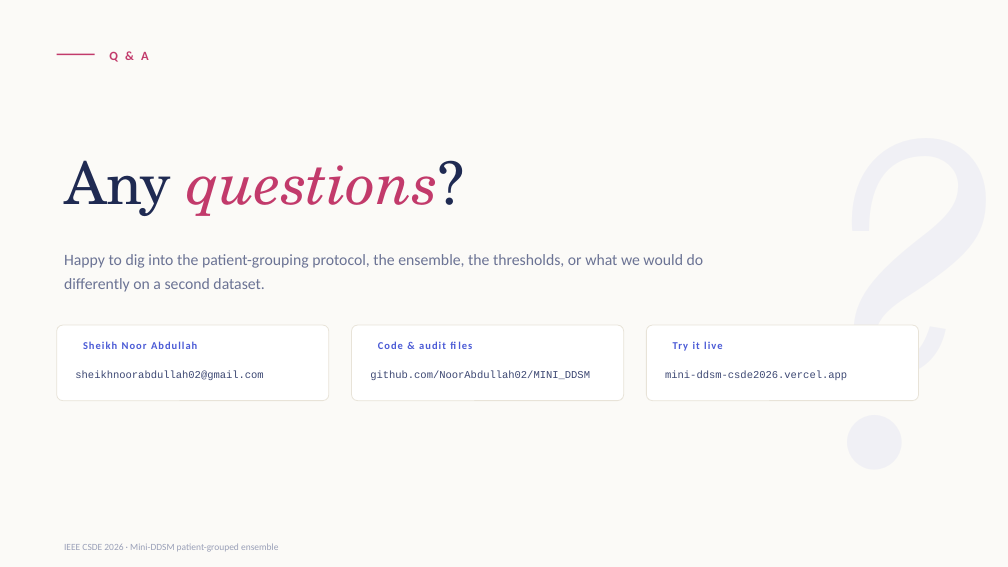
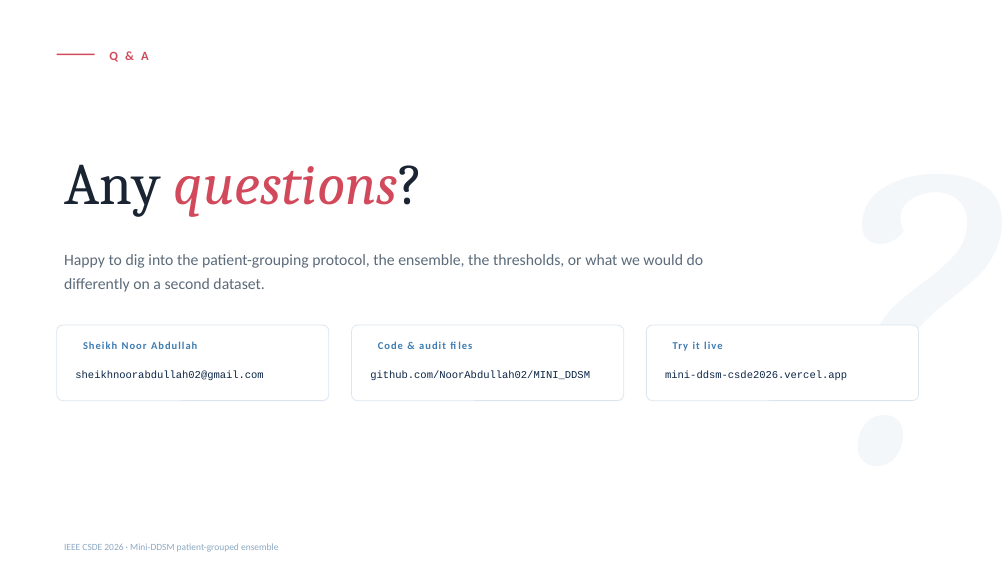
Before and after one commit to NoorAbdullah02/MINI_DDSM, a slide deck: slide 16 of Mini-DDSM-CSDE2026-Presentation.pptx. Drawn at 1008x567 pixels with LibreOffice and Linux fonts; fonts in the diff are those of the drawing. Boxes give left, top, right and bottom in pixels: in the first picture for what was removed or moved away, otherwise in the second. Text is boxed around its words. In the diff, an @@ line names an element or a change of style, - is before the commit and + after.

Commit message:
feat: re-skin /present and the pptx export to the template's own look
Not just the structure this time — both surfaces now use the IEEE CSDE
2026 template's actual palette (navy/teal/blue/gold/rose from
ppt/theme/theme1.xml), its Cambria/Calibri fonts (via the free
metric-compatible Caladea/Carlito clones for the web), and its own
diamond conference logo.

- Deck.tsx: the whole re-skin is one scoped CSS-variable override on
  the deck's root element, so every existing var(--color-*)/Tailwind
  utility in all 16 slides picks up the new palette automatically —
  the rest of the site keeps its own established brand untouched.
- buildDeck.ts: same hex palette and Cambria/Calibri, plus the logo
  image on the Title and Thank-you slides, so the downloadable .pptx
  matches the website exactly.
- Verified: full click-through of /present (no console errors, scoped
  colors confirmed on text/cards/chart/patient-leak squares), and the
  regenerated premium .pptx rendered in LibreOffice and visually
  checked.

```diff
--- a/Mini-DDSM-CSDE2026-Presentation.pptx
+++ b/Mini-DDSM-CSDE2026-Presentation.pptx
@@ background #FBFAF7 to #FFFFFF @@
@@ text "?" at bbox=[628, 23, 1006, 552]: font TeX Gyre Schola to Cambria, text colour #4B5BD6 at 5% opacity to #3E7CB1 at 5% opacity @@
@@ line (57, 54) - (95, 54): stroke #C23A6B 1.5 pt to #D1495B 1.5 pt @@
@@ text "Q & A" at bbox=[109, 51, 149, 62]: text colour #C23A6B to #D1495B @@
@@ text "Any questions?" at bbox=[64, 164, 422, 217]: font TeX Gyre Schola to Cambria; text colour #1F2A52 to #1A2433 in "Any questions?"; text colour #C23A6B to #D1495B in "questions?" @@
@@ text "Happy to dig into the ..." at bbox=[64, 254, 704, 292]: text colour #6B7394 to #5C6B7A @@
@@ outline #E8E3D8 0.75 pt to #DCE6F0 0.75 pt in 3 elements at bbox=[57, 325, 329, 401], bbox=[352, 325, 624, 401], bbox=[647, 325, 919, 401] @@
@@ text colour #3D4873 to #0B2545 in 3 elements at bbox=[75, 370, 263, 380], bbox=[370, 370, 590, 380], bbox=[665, 370, 847, 380] @@
@@ text colour #4B5BD6 to #3E7CB1 in 3 elements at bbox=[83, 341, 197, 349], bbox=[378, 341, 446, 349], bbox=[693, 341, 722, 349] @@
```
Also in this commit, not shown: 15 other slides changed, 6 other files.
